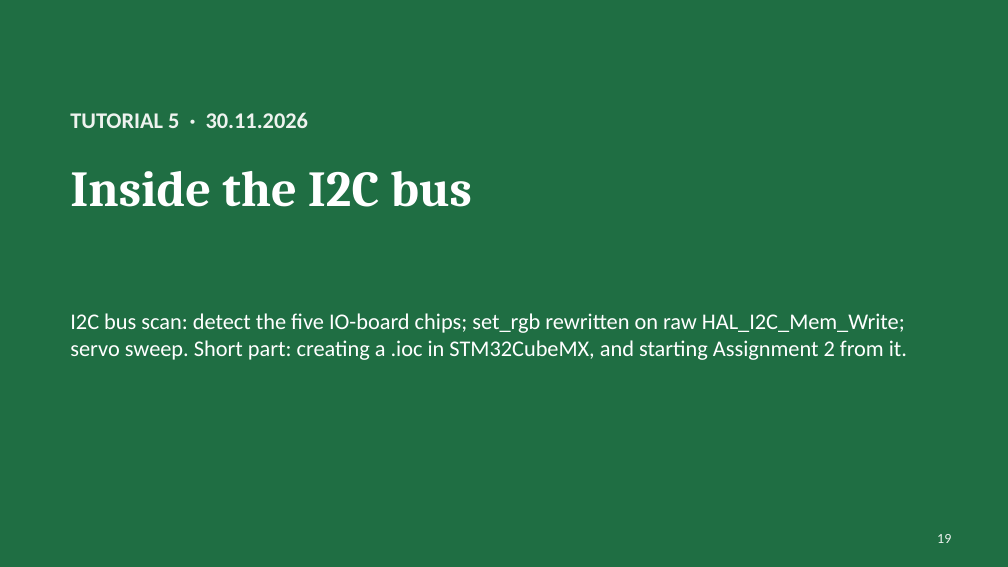
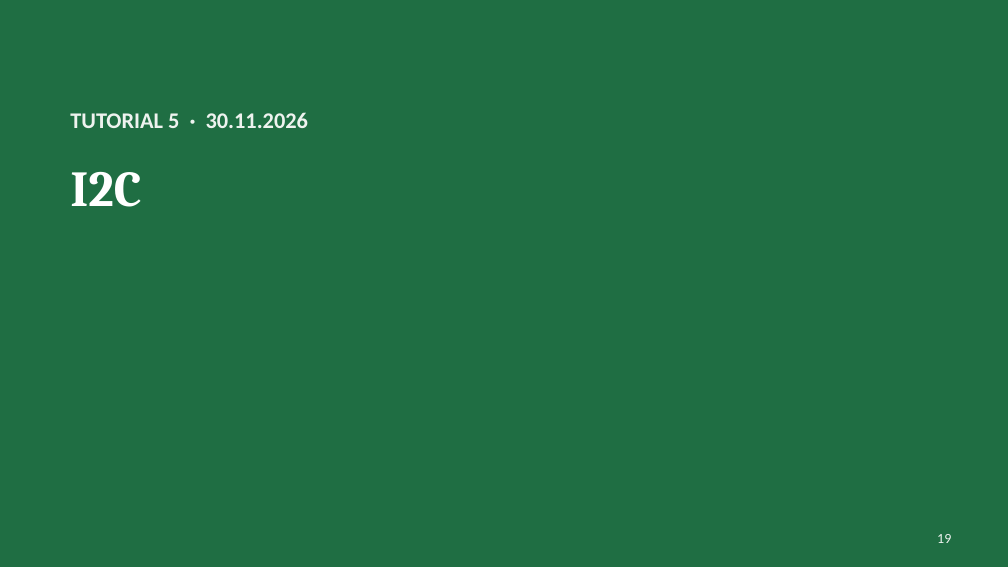
Before and after one commit to Yohai-ack/MP, a slide deck: slide 19 of tutorials/MP_tutorials_2026.pptx. Drawn at 1008x567 pixels with LibreOffice and Linux fonts; fonts in the diff are those of the drawing. Boxes give left, top, right and bottom in pixels: in the first picture for what was removed or moved away, otherwise in the second. Text is boxed around its words. In the diff, an @@ line names an element or a change of style, - is before the commit and + after.

```diff
--- a/tutorials/MP_tutorials_2026.pptx
+++ b/tutorials/MP_tutorials_2026.pptx
@@ title at bbox=[70, 172, 141, 207]: text changed @@
-Inside the I2C bus
+I2C
@@ text removed at bbox=[70, 313, 907, 360] @@
-I2C bus scan: detect the five IO-board chips; set_rgb rewritten on raw HAL_I2C_Mem_Write; servo sweep. Short part: creating a .ioc in STM32CubeMX, and starting Assignment 2 from it.
```
Also in this commit, not shown: 6 other slides changed, 4 other files.
